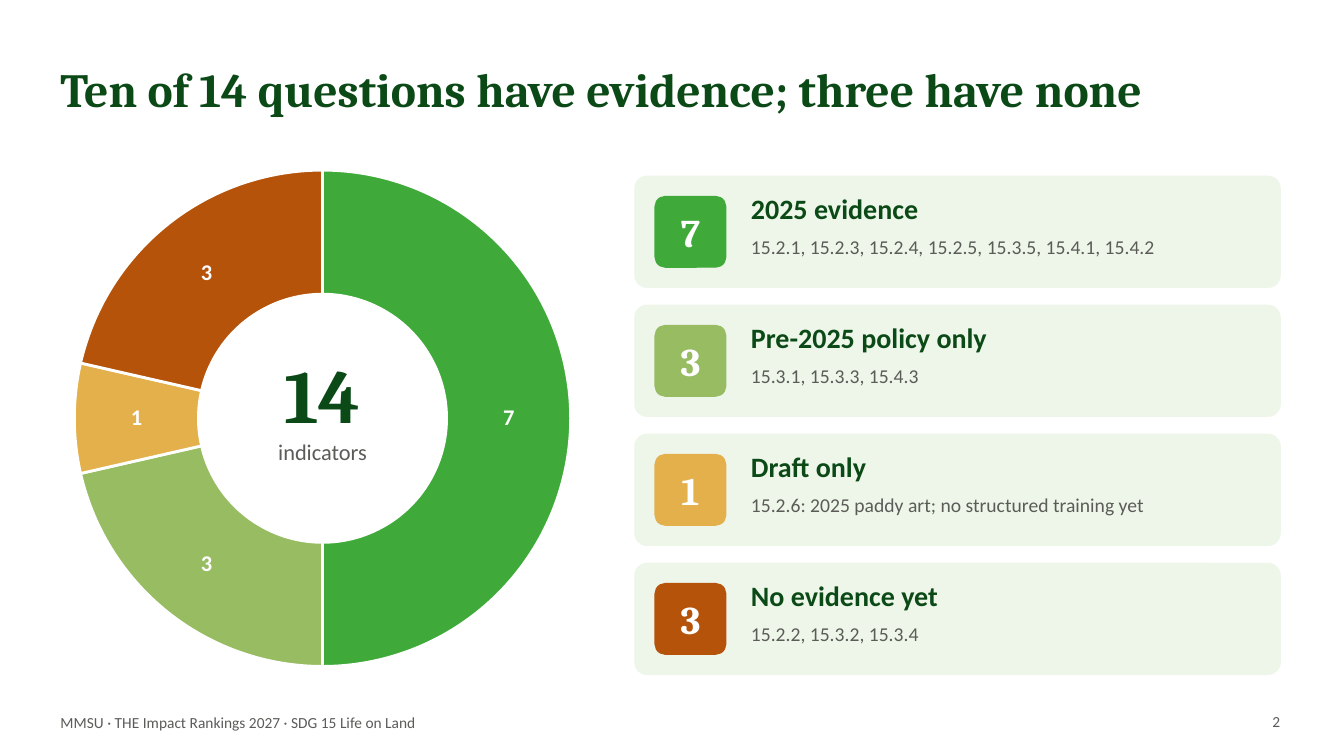
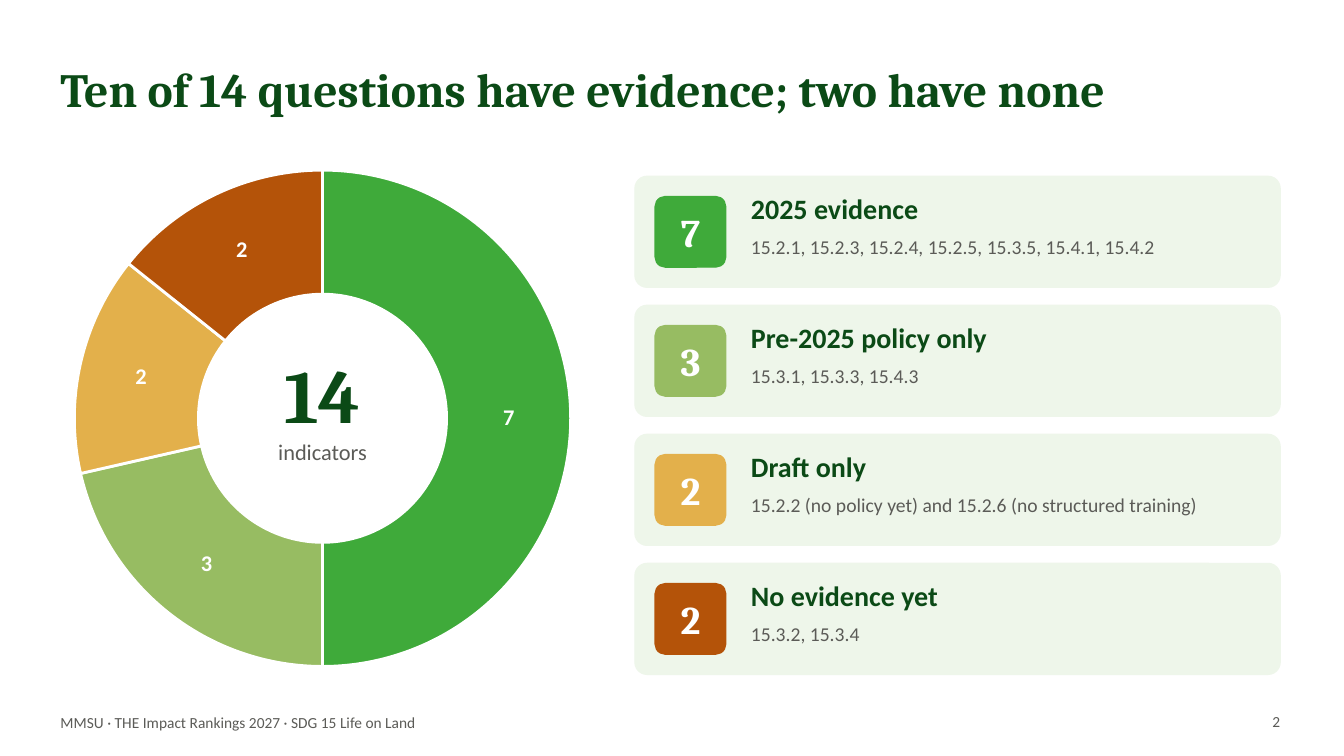
Before and after one commit to BhinoSTV/MMSUGreenDashboard, a slide deck: slide 2 of submission/sdg15/team-update/SDG15_Team_Update_2026-10-30.pptx. Drawn at 1344x756 pixels with LibreOffice and Linux fonts; fonts in the diff are those of the drawing. Boxes give left, top, right and bottom in pixels: in the first picture for what was removed or moved away, otherwise in the second. Text is boxed around its words. In the diff, an @@ line names an element or a change of style, - is before the commit and + after.

```diff
--- a/submission/sdg15/team-update/SDG15_Team_Update_2026-10-30.pptx
+++ b/submission/sdg15/team-update/SDG15_Team_Update_2026-10-30.pptx
@@ title at [60,73,1105,117]: text changed @@
-Ten of 14 questions have evidence; three have none
+Ten of 14 questions have evidence; two have none
@@ doughnut chart at [60,156,585,681] @@
@@ Series 1, Draft only: 1 to 2 @@
@@ Series 1, No evidence yet: 3 to 2 @@
@@ text at [681,478,701,505]: text changed @@
-1
+2
@@ text at [751,498,1196,516]: text changed @@
-15.2.6: 2025 paddy art; no structured training yet
+15.2.2 (no policy yet) and 15.2.6 (no structured training)
@@ text at [681,607,701,634]: text changed @@
-3
+2
@@ text at [751,628,860,643]: text changed @@
-15.2.2, 15.3.2, 15.3.4
+15.3.2, 15.3.4
```
Also in this commit, not shown: 2 other slides changed, 21 other files.
